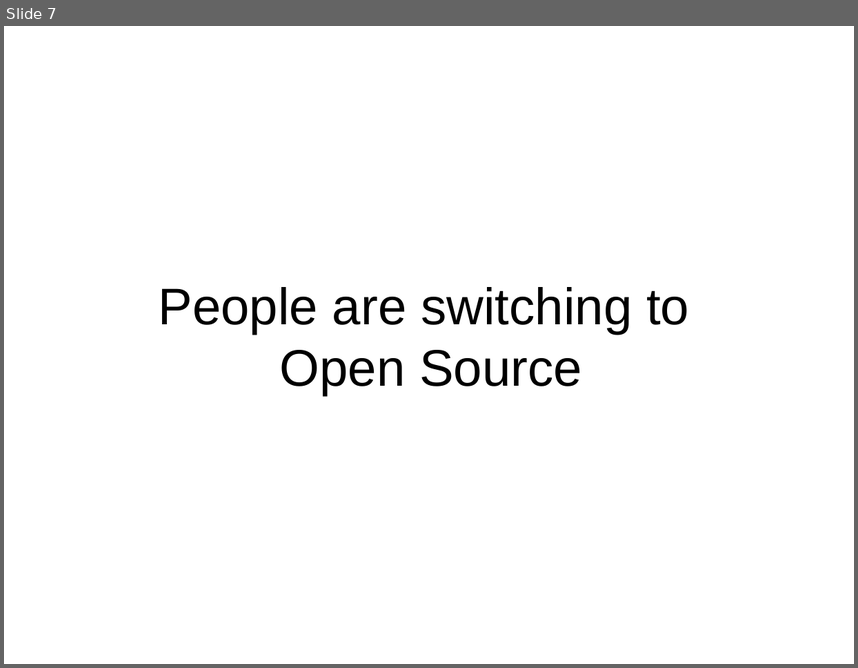
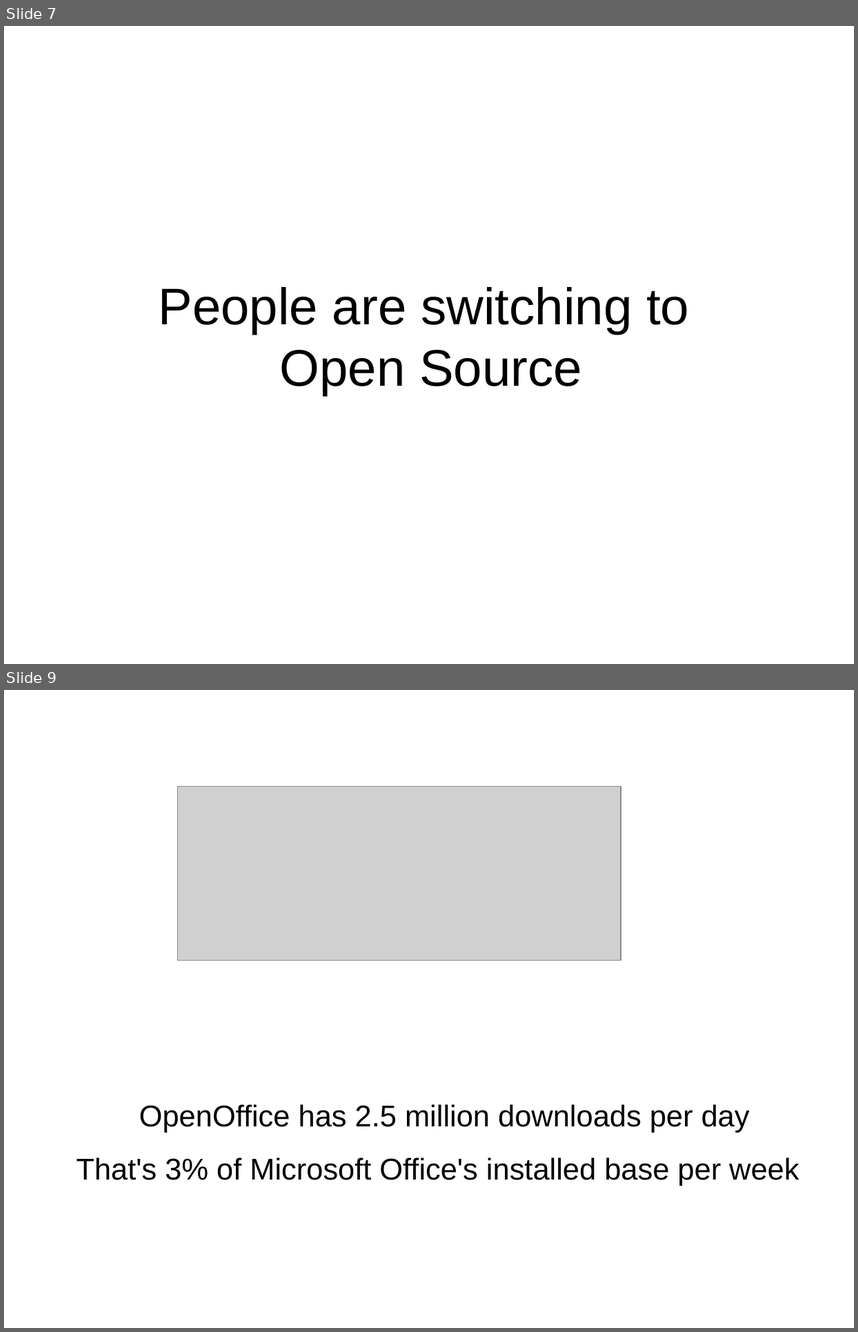
Before and after one commit to imaemo/winezeug, a slide deck: cebit2009/talk.odp. Shown one above the other, each under a label of ours: slide 7 before the commit, slides 7 and 9 after it; the slides between them are not shown. The pictures are 858x668 and 858x1332 pixels, drawn with LibreOffice and Linux fonts; fonts in the diff are those of the drawing; grey boxes stand for pictures. Boxes give left, top, right and bottom in pixels: in the first picture for what was removed or moved away, otherwise in the second. Text is boxed around its words. In the diff, an @@ line names an element or a change of style, - is before the commit and + after.

```diff
--- a/cebit2009/talk.odp
+++ b/cebit2009/talk.odp
@@ slide 9 added at (4,690,854,1328), background #FFFFFF @@
@@ picture added at (178,787,621,960) @@
@@ title added at (76,1104,799,1185), 28 pt, text #000000 @@
+OpenOffice has 2.5 million downloads per day
+That's 3% of Microsoft Office's installed base per week
```
Also in this commit, not shown: 4 slides changed, 1 other slide added, 1 slide removed, 3 other files.
